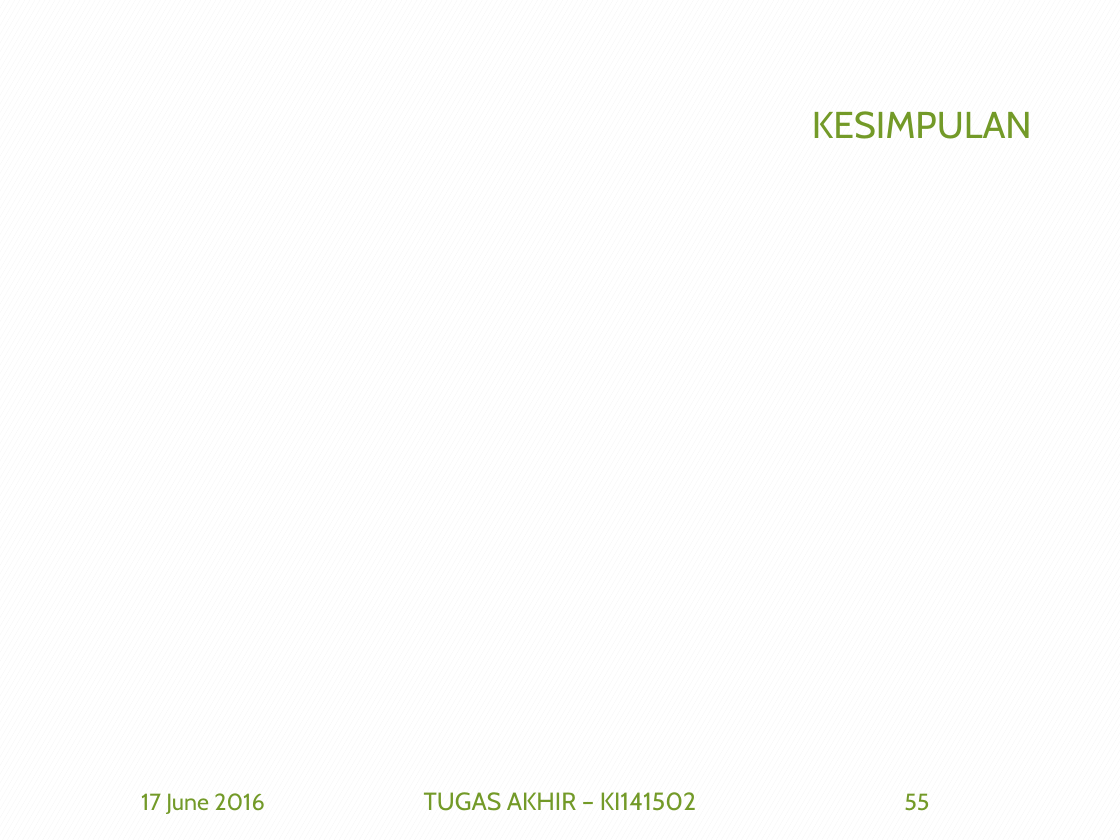
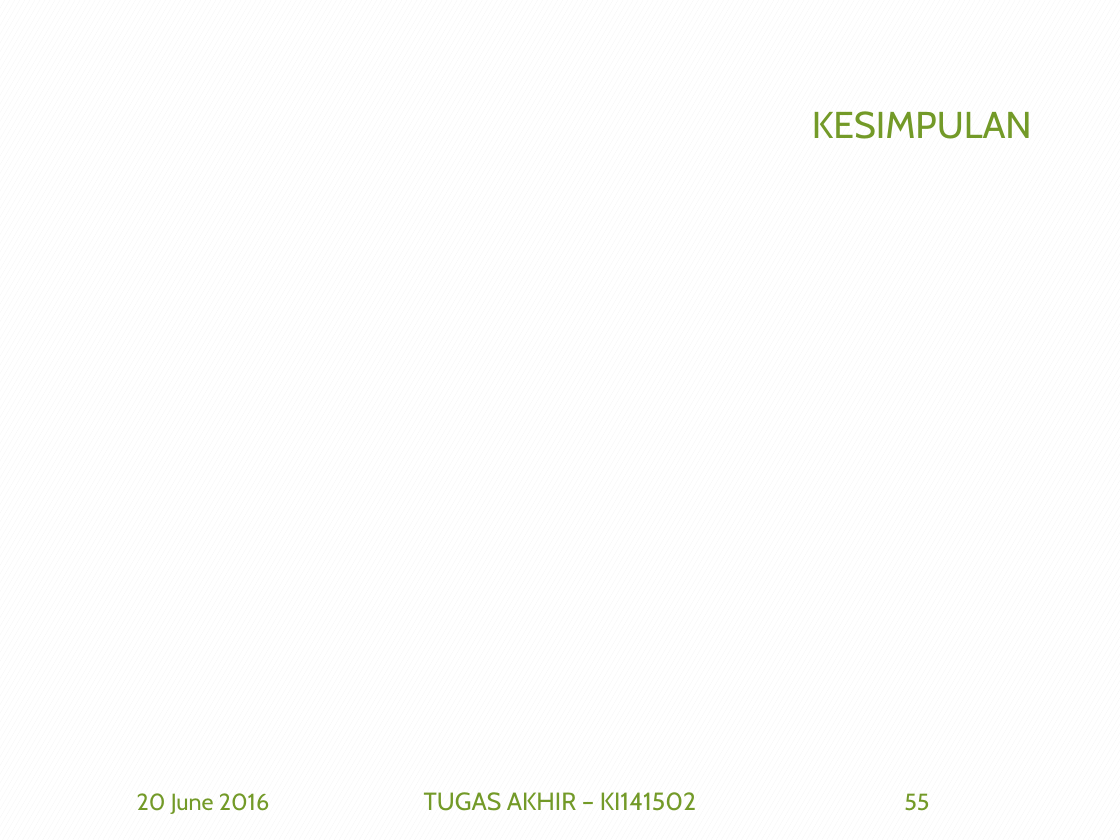
Before and after one commit to afdhalbasith/TA, a slide deck: slide 55 of SiapSidang/5112100153_Afdhal B.pptx. Drawn at 1120x840 pixels with LibreOffice and Linux fonts; fonts in the diff are those of the drawing; grey boxes stand for pictures; background and template pictures are left out. Boxes give left, top, right and bottom in pixels: in the first picture for what was removed or moved away, otherwise in the second. Text is boxed around its words. In the diff, an @@ line names an element or a change of style, - is before the commit and + after.

```diff
--- a/SiapSidang/5112100153_Afdhal B.pptx
+++ b/SiapSidang/5112100153_Afdhal B.pptx
@@ text at [137, 793, 269, 814]: text changed @@
-17 June 2016
+20 June 2016
```
Also in this commit, not shown: 90 other slides changed, 10 slides added, 1 other file.
